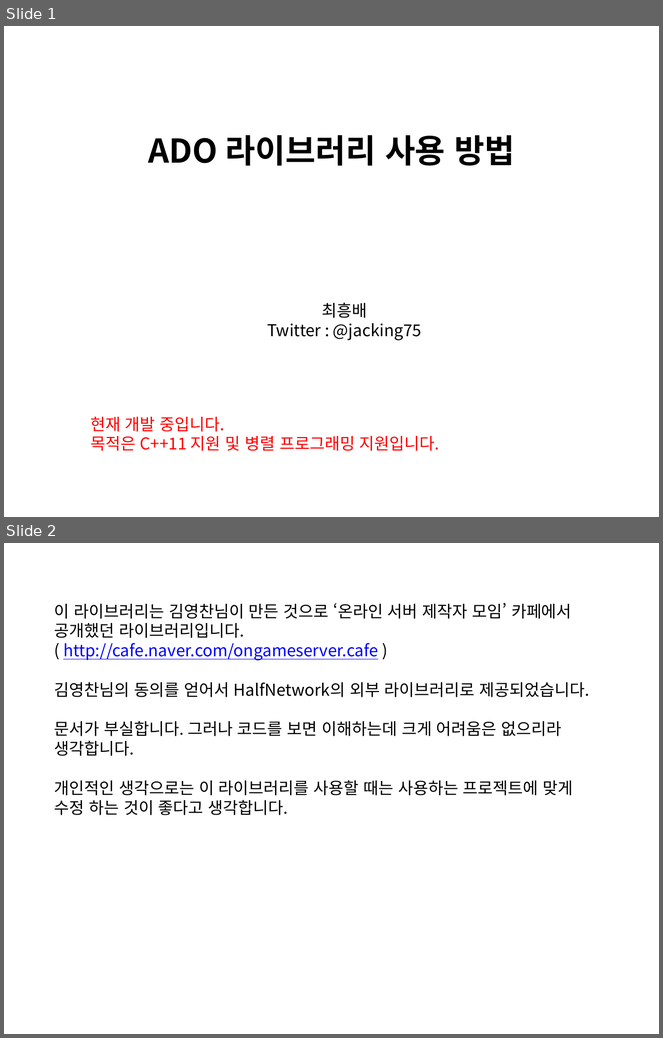
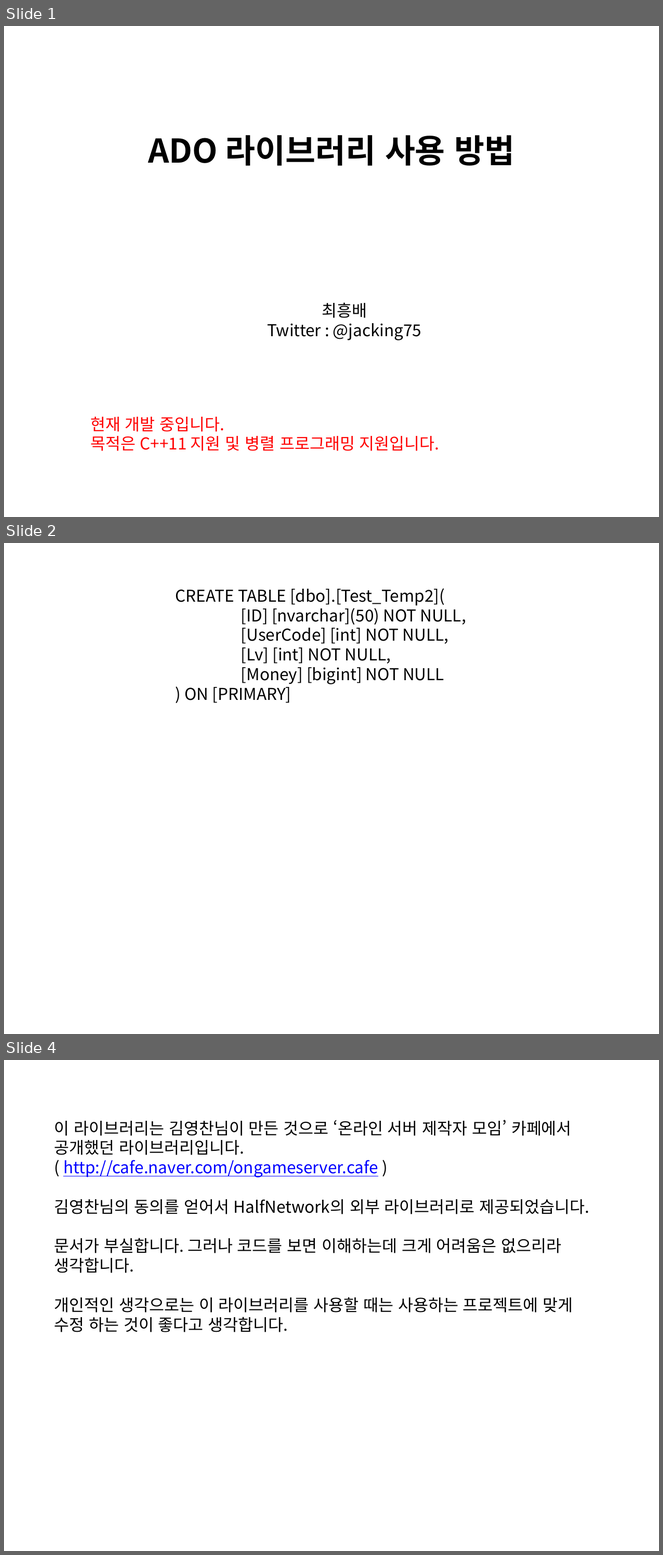
Before and after one commit to javawork/halfnetwork, a slide deck: ExternalLib/AsyncAdo/readme(Kor).pptx. Shown one above the other, each under a label of ours: slides 1 and 2 before the commit, slides 1, 2 and 4 after it; the slides between them are not shown. The pictures are 663x1038 and 663x1555 pixels, drawn with LibreOffice and Linux fonts; fonts in the diff are those of the drawing. Boxes give left, top, right and bottom in pixels: in the first picture for what was removed or moved away, otherwise in the second. Text is boxed around its words. In the diff, an @@ line names an element or a change of style, - is before the commit and + after.

```diff
--- a/ExternalLib/AsyncAdo/readme(Kor).pptx
+++ b/ExternalLib/AsyncAdo/readme(Kor).pptx
@@ slide 2 added at box(4, 543, 659, 1034), background #FFFFFF @@
@@ text added at box(176, 588, 466, 703), 18 pt, text #000000 @@
+CREATE TABLE [dbo].[Test_Temp2](
+[ID] [nvarchar](50) NOT NULL,
+[UserCode] [int] NOT NULL,
+[Lv] [int] NOT NULL,
+[Money] [bigint] NOT NULL
+) ON [PRIMARY]
@@ what was slide 2 is now slide 4 @@
```
Also in this commit, not shown: 1 other slide added, 1 other file.
